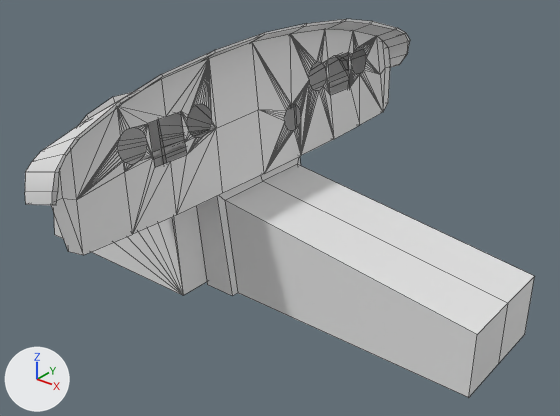
Renders of the Blender file AirCrane/Models/Interior/Panel/panel.blend from each side of a commit.
Before and after are seen from a camera (50 mm lens) standing at (-7.871, -1.791, -0.706) and looking at (-9.27, -0.042, -1.79). Every picture has the same lights, and +X, +Y and +Z are marked at lower left. Mesh edges are drawn as thin lines. Materials are left out; every surface is plain grey.

The scene before the commit, as lines of its bpy script (objects in view):
```python
ob_panel1 = bpy.data.objects.new('panel1', me_panel1_004)
ob_panel1.parent = ob_panelinpos
ob_panel1.location = (-9.391, 0.0, -1.499)
ob_panel1.rotation_euler = (0.0, -0.105, 0.0)  # degrees (0, -6, 0)
ob_panel2 = bpy.data.objects.new('panel2', me_panel1_006)
ob_panel2.parent = ob_panelinpos
ob_panel2.location = (-9.391, 0.0, -1.499)
ob_panel2.rotation_euler = (0.0, -0.105, 0.0)  # degrees (0, -6, 0)
ob_panel3 = bpy.data.objects.new('panel3', me_panel1_003)
ob_panel3.parent = ob_panelinpos
ob_panel3.location = (-9.391, 0.0, -1.499)
ob_panel3.rotation_euler = (0.0, -0.105, 0.0)  # degrees (0, -6, 0)
# also in view: 'panel4' at (-9.76, -0.038, -1.717)
```
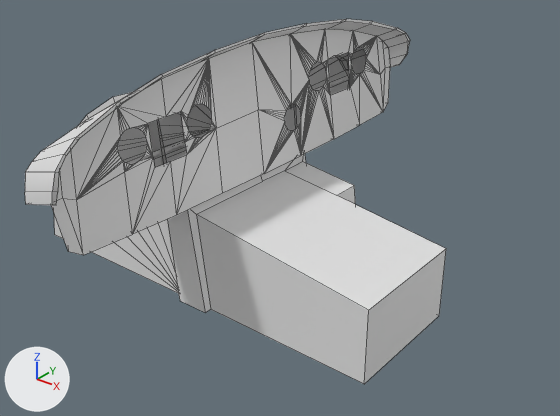
Changed parts and their boxes (x1, y1, x2, y2) in the pictures (560 x 416 px; the box of a moved part takes in the faces that stretch with it):
'panel3', reshaped, turned: before (197, 156, 534, 397); after (167, 154, 446, 384)
part 1 of me_panel1_003, moved or reshaped: before (197, 156, 534, 397); after (167, 154, 446, 384)

The change, as a list of edits to the scene's bpy script:
```text
Change me_panel1_003:
    used by ob_panel3; parent = ob_panelinpos; location = (-9.391, 0.0, -1.499); rotation_euler = (0.0, -0.105, 0.0), in degrees (0, -6, 0)
    remove me_panel1_003.from_pydata(...)  # 20 vertices, 12 faces; spans x -0.117..0.839, y -0.211..0.211, z -0.659..-0.208
    add me_panel1_003.from_pydata(...)  # 24 vertices, 14 faces; spans x -0.094..0.633, y -0.338..0.242, z -0.57..-0.211
    me_panel1_003 part 1: the whole mesh is rebuilt
    me_panel1_003 part 2: the surface is now shaded flat
Change ob_panel3:
    ob_panel3.rotation_euler: (0.0, -0.105, 0.0) -> (0.0, 0.0, 0.0)  # degrees (0, -6, 0) -> degrees (0, 0, 0)
```
